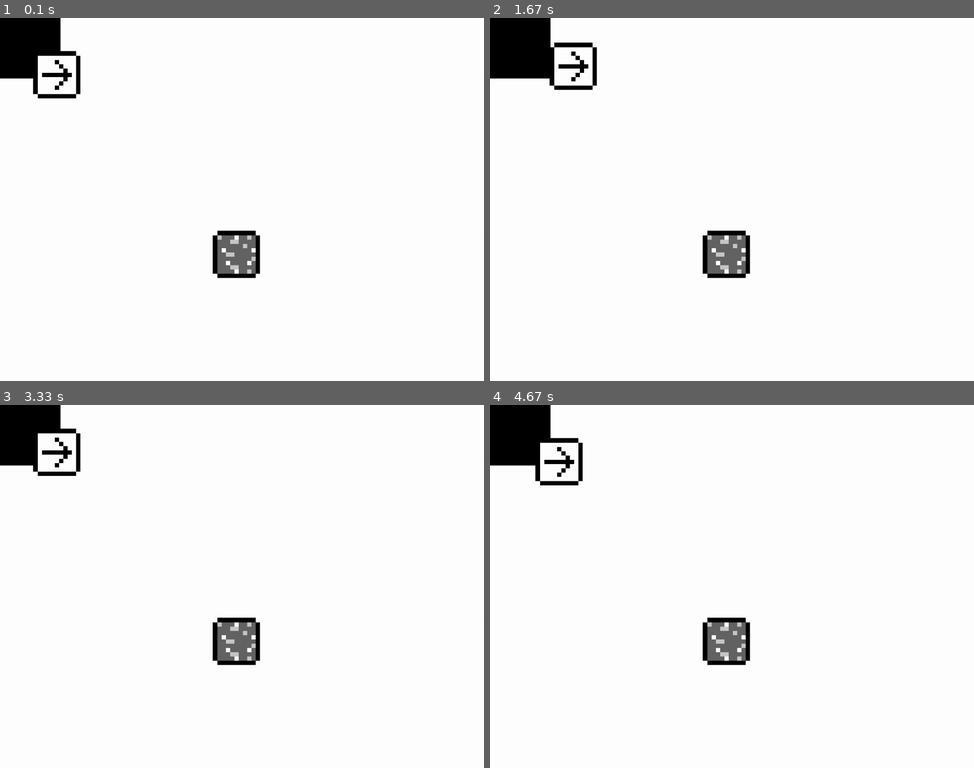
Above: before the commit, frames 1-4 (two rows, left to right).
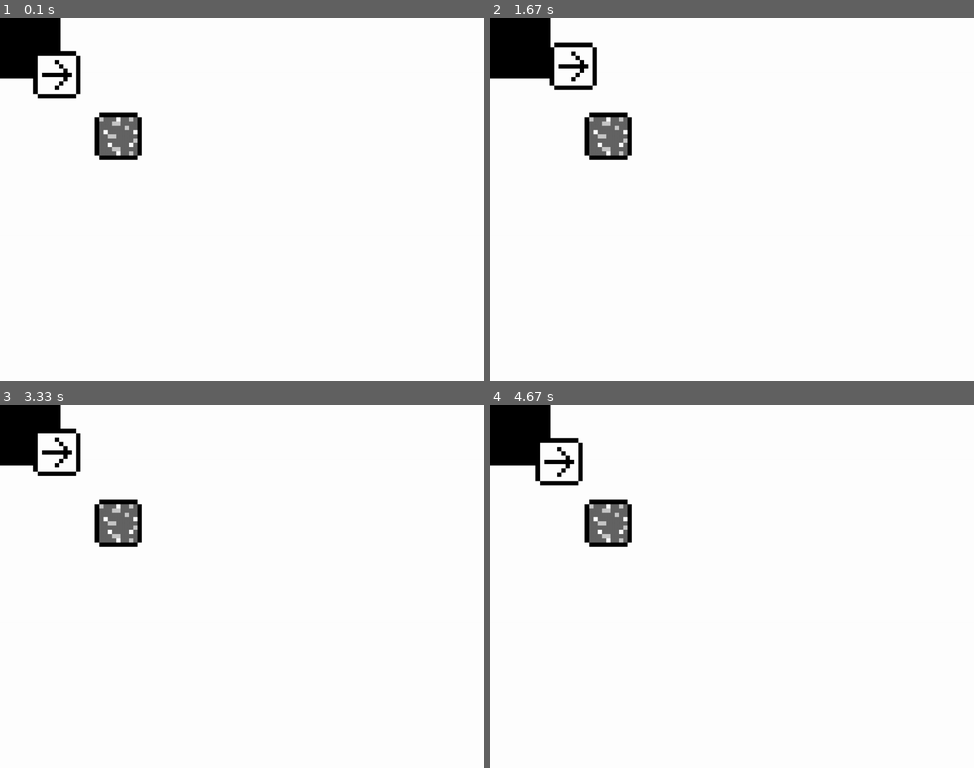
Above: after the commit, the same moments.

Repository: tydaeus/pygame-experimentation
Game: pygame game, started from experimentation.py
The game is run twice, just before and just after one commit, with the same random seed, the same clock (stepped at 60 frames per second) and the same inputs.
Inputs:
- Up to frame 1 (0.1 s): no input
- Up to frame 2 (1.67 s): hold Right 0.33-0.8 s; hold Up 0.83-1.13 s; hold Right 1.17-1.63 s
- Up to frame 3 (3.33 s): hold Left 1.67-2.2 s; hold Down 2.23-2.53 s; hold Left 2.57-2.97 s; hold Up from 3 s (still down)
- Up to frame 4 (4.67 s): release Up at 3.37 s; hold Right 3.4-4.03 s; hold Down 4.07-4.43 s; hold Left from 4.47 s (still down)

The runs differ from the first frame. In frame 1, 2.4% of the frame differs, in the area x 19-54%, y 25-72%; in frame 2, 2.4%; in frame 3, 2.4%; in frame 4, 2.4%.

Commit message:
allow for partially successful movement, sliding

Diff:
--- a/entities.py
+++ b/entities.py
@@ -42,6 +42,45 @@
 
     def move(self, xshift, yshift):
         self._modelsprite.rect.move_ip(xshift, yshift)
+
+    def how_traversible(self, xshift, yshift):
+        """
+        Returns how much of the desired move can be performed, including by sliding.
+        """
+
+        result_x = result_y = 0
+        # incrementers
+        ix = iy = 0
+
+        if xshift < 0: ix = -1
+        elif xshift > 0: ix = 1
+
+        if yshift < 0: iy = -1
+        elif yshift > 0: iy = 1
+
+        while abs(xshift) > 0 or abs(yshift) > 0:
+            attemptx = ix if xshift else 0
+            attempty = iy if yshift else 0
+
+            # always decrement
+            xshift -= ix
+            yshift -= iy
+
+            # try moving diagonally (if applicable) first
+            if self.can_move(result_x + attemptx, result_y + attempty):
+                result_x += attemptx
+                result_y += attempty
+            # fallback to orthogonal movement
+            else:
+                if attemptx and self.can_move(result_x + attemptx, 0):
+                    result_x += attemptx
+                elif attempty and self.can_move(0, result_y + attempty):
+                    result_y += attempty
+                else:
+                    break
+
+        return result_x, result_y
+
 
     def can_move(self, xshift, yshift):
             """
@@ -202,8 +241,9 @@
             raise ValueError(f"Invalid heading:{message.heading}")
 
         if xshift or yshift:
-            if self.can_move(xshift, yshift):
-                self.move(xshift, yshift)
+            xactual, yactual = self.how_traversible(xshift, yshift)
+            if xactual or yactual:
+                self.move(xactual, yactual)
 
     playerentity._updatestrategy = _playerupdate
 
@@ -212,5 +252,5 @@
     # set up block
     blockentity = Entity()
     blockentity.imageid = 'block'
-    blockentity.center = 5000, 5000
+    blockentity.center = 2500, 2500
     blockentity.size = 1000, 1000
